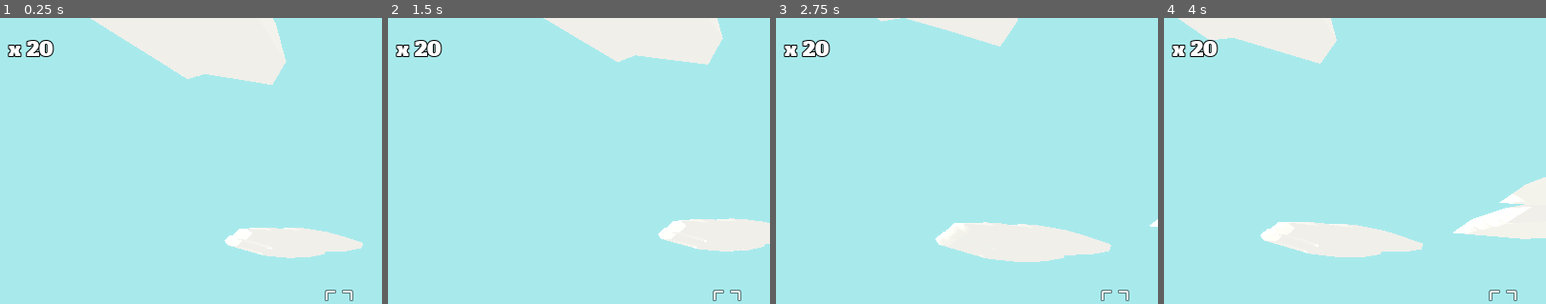
Above: before the commit, frames 1-4 (left to right).
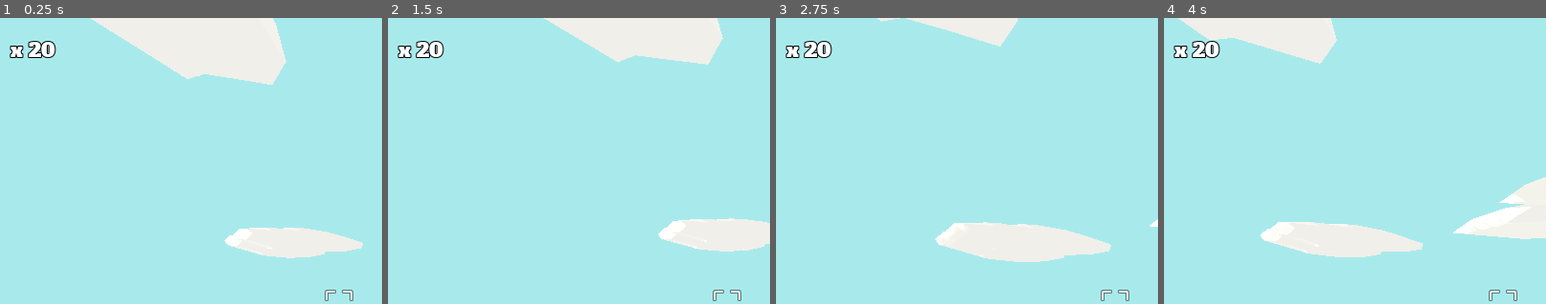
Above: after the commit, the same moments.

Repository: ehtd/godot_wild_jam_32
Game: Godot game, scene res://World.tscn
The game is run twice, just before and just after one commit, with the same random seed, the same clock (stepped at 60 frames per second) and the same inputs.
Inputs (mouse positions are % of the whole screen's width and height, from its top left):
- Up to frame 1 (0.25 s): no input
- Up to frame 2 (1.5 s): tap Enter at 0.5 s; move the mouse to (55, 50) at 0.52 s; hold W (move_forward) from 0.53 s (still down); tap E (grab) at 0.6, 1.35 s; click (55, 50) at 0.67 s; move the mouse to (45, 50) at 1.27 s
- Up to frame 3 (2.75 s): keep holding W (move_forward); move the mouse to (52, 48) at 2.02 s; tap E (grab) at 2.1 s
- Up to frame 4 (4 s): keep holding W (move_forward); move the mouse to (49, 52) at 2.77 s; tap E (grab) at 2.85, 3.6 s; click (49, 52) at 2.92 s; tap R (restart) at 3.5 s; move the mouse to (57, 51) at 3.52 s
The pictures show only the part of the screen within x 6-56%, y 0-50%; the shares and areas given below are measured in that part.

The runs differ from the first frame. In frame 1, 0.5% of the frame differs, in the area x 2-15%, y 7-14%; in frame 2, 0.5%; in frame 3, 0.5%; in frame 4, 0.5%.

Commit message:
toggle fullscreen

Diff:
--- a/Player/Player.gd
+++ b/Player/Player.gd
@@ -80,6 +80,9 @@
 			if id_to_check == ground.get_instance_id():
 				add_corn_to_position(result.position)
 
+	if event.is_action_pressed("toggle_fullscreen"):
+		OS.window_fullscreen = !OS.window_fullscreen
+
 func update_ui():
 	fps_label.text = str(Engine.get_frames_per_second())
 	corn_count_label.text = " x " + str(corn_count)
--- a/Player/Player.tscn
+++ b/Player/Player.tscn
@@ -65,13 +65,13 @@
 
 [node name="press_e" type="RichTextLabel" parent="CanvasLayer"]
 anchor_left = 0.5
-anchor_top = 0.442
+anchor_top = 0.431
 anchor_right = 0.5
-anchor_bottom = 0.5
-margin_left = -43.0
-margin_top = -16.2
-margin_right = 63.0
-margin_bottom = -15.0
+anchor_bottom = 0.431
+margin_left = -45.6378
+margin_top = -7.53857
+margin_right = 54.3622
+margin_bottom = 21.4614
 custom_fonts/normal_font = ExtResource( 4 )
 text = "Press E"
 fit_content_height = true
@@ -80,12 +80,10 @@
 }
 
 [node name="corn_label" type="RichTextLabel" parent="CanvasLayer"]
-anchor_left = 0.056
-anchor_top = 0.043
 anchor_right = 0.056
 anchor_bottom = 0.043
-margin_left = 3.2
-margin_top = -6.8
+margin_left = 50.0
+margin_top = 20.0
 margin_right = 111.2
 margin_bottom = 24.2
 custom_fonts/normal_font = ExtResource( 4 )
--- a/project.godot
+++ b/project.godot
@@ -39,21 +39,25 @@
 move_forward={
 "deadzone": 0.5,
 "events": [ Object(InputEventKey,"resource_local_to_scene":false,"resource_name":"","device":0,"alt":false,"shift":false,"control":false,"meta":false,"command":false,"pressed":false,"scancode":87,"unicode":0,"echo":false,"script":null)
+, Object(InputEventKey,"resource_local_to_scene":false,"resource_name":"","device":0,"alt":false,"shift":false,"control":false,"meta":false,"command":false,"pressed":false,"scancode":16777232,"unicode":0,"echo":false,"script":null)
  ]
 }
 move_backwards={
 "deadzone": 0.5,
 "events": [ Object(InputEventKey,"resource_local_to_scene":false,"resource_name":"","device":0,"alt":false,"shift":false,"control":false,"meta":false,"command":false,"pressed":false,"scancode":83,"unicode":0,"echo":false,"script":null)
+, Object(InputEventKey,"resource_local_to_scene":false,"resource_name":"","device":0,"alt":false,"shift":false,"control":false,"meta":false,"command":false,"pressed":false,"scancode":16777234,"unicode":0,"echo":false,"script":null)
  ]
 }
 move_left={
 "deadzone": 0.5,
 "events": [ Object(InputEventKey,"resource_local_to_scene":false,"resource_name":"","device":0,"alt":false,"shift":false,"control":false,"meta":false,"command":false,"pressed":false,"scancode":65,"unicode":0,"echo":false,"script":null)
+, Object(InputEventKey,"resource_local_to_scene":false,"resource_name":"","device":0,"alt":false,"shift":false,"control":false,"meta":false,"command":false,"pressed":false,"scancode":16777231,"unicode":0,"echo":false,"script":null)
  ]
 }
 move_right={
 "deadzone": 0.5,
 "events": [ Object(InputEventKey,"resource_local_to_scene":false,"resource_name":"","device":0,"alt":false,"shift":false,"control":false,"meta":false,"command":false,"pressed":false,"scancode":68,"unicode":0,"echo":false,"script":null)
+, Object(InputEventKey,"resource_local_to_scene":false,"resource_name":"","device":0,"alt":false,"shift":false,"control":false,"meta":false,"command":false,"pressed":false,"scancode":16777233,"unicode":0,"echo":false,"script":null)
  ]
 }
 exit={
@@ -81,6 +85,11 @@
 "events": [ Object(InputEventKey,"resource_local_to_scene":false,"resource_name":"","device":0,"alt":false,"shift":false,"control":false,"meta":false,"command":false,"pressed":false,"scancode":69,"unicode":0,"echo":false,"script":null)
  ]
 }
+toggle_fullscreen={
+"deadzone": 0.5,
+"events": [ Object(InputEventKey,"resource_local_to_scene":false,"resource_name":"","device":0,"alt":false,"shift":false,"control":false,"meta":false,"command":false,"pressed":false,"scancode":70,"unicode":0,"echo":false,"script":null)
+ ]
+}
 
 [layer_names]
 
